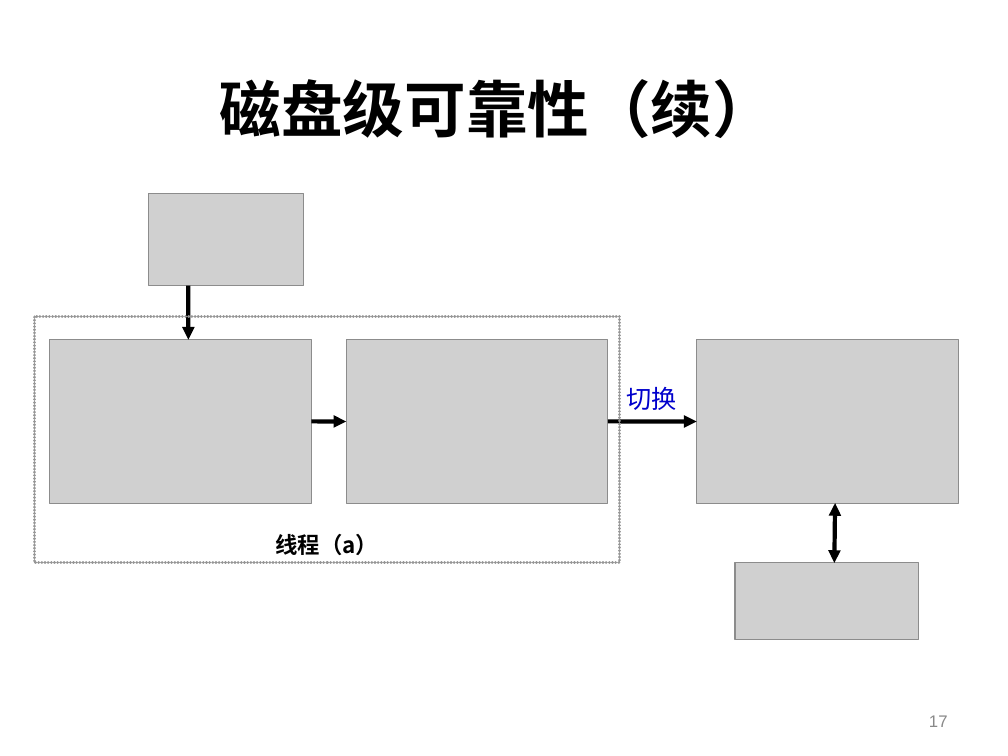
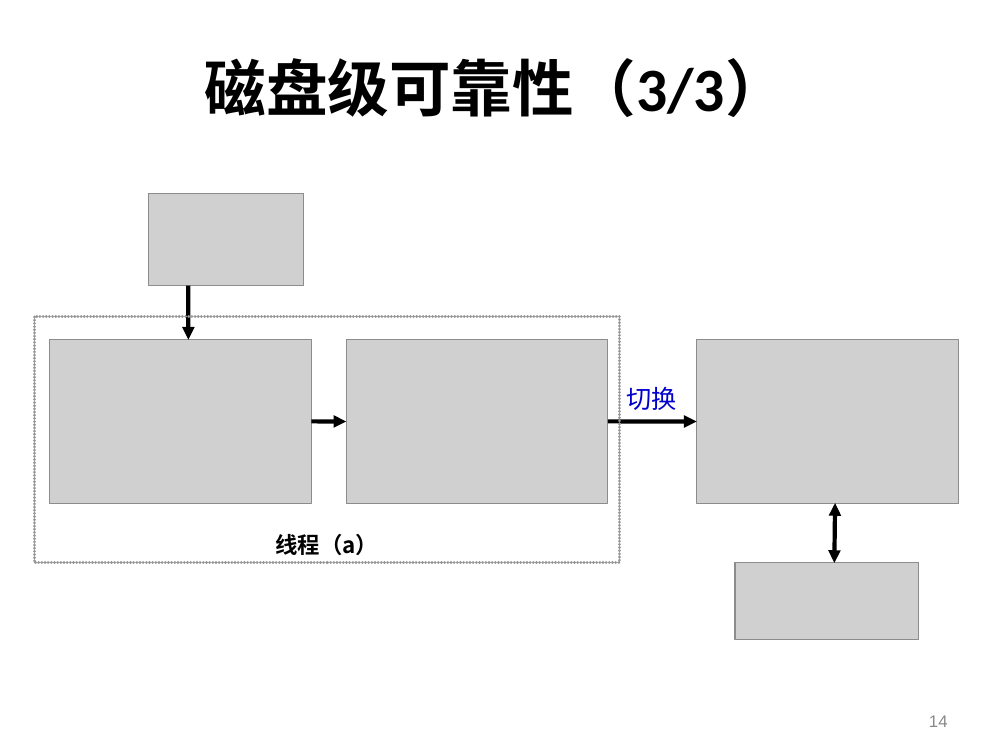
Before and after one commit to shtzr840329/mooon, a slide deck: slide 14 of applications/lightfs/doc/portableDFS-便携式分布式文件系统.ppt (slide 17 before the commit). Drawn at 1008x756 pixels with LibreOffice and Linux fonts; fonts in the diff are those of the drawing; grey boxes stand for pictures; background and template pictures are left out. Boxes give left, top, right and bottom in pixels: in the first picture for what was removed or moved away, otherwise in the second. Text is boxed around its words. In the diff, an @@ line names an element or a change of style, - is before the commit and + after.

```diff
--- a/applications/lightfs/doc/portableDFS-便携式分布式文件系统.ppt
+++ b/applications/lightfs/doc/portableDFS-便携式分布式文件系统.ppt
@@ title at (204, 58, 786, 117): text changed @@
-磁盘级可靠性（续）
+磁盘级可靠性（3/3）
@@ page number at (929, 715, 948, 727): text changed @@
-17
+14
```
Also in this commit, not shown: 8 other slides changed, 6 slides added, 2 slides removed.
